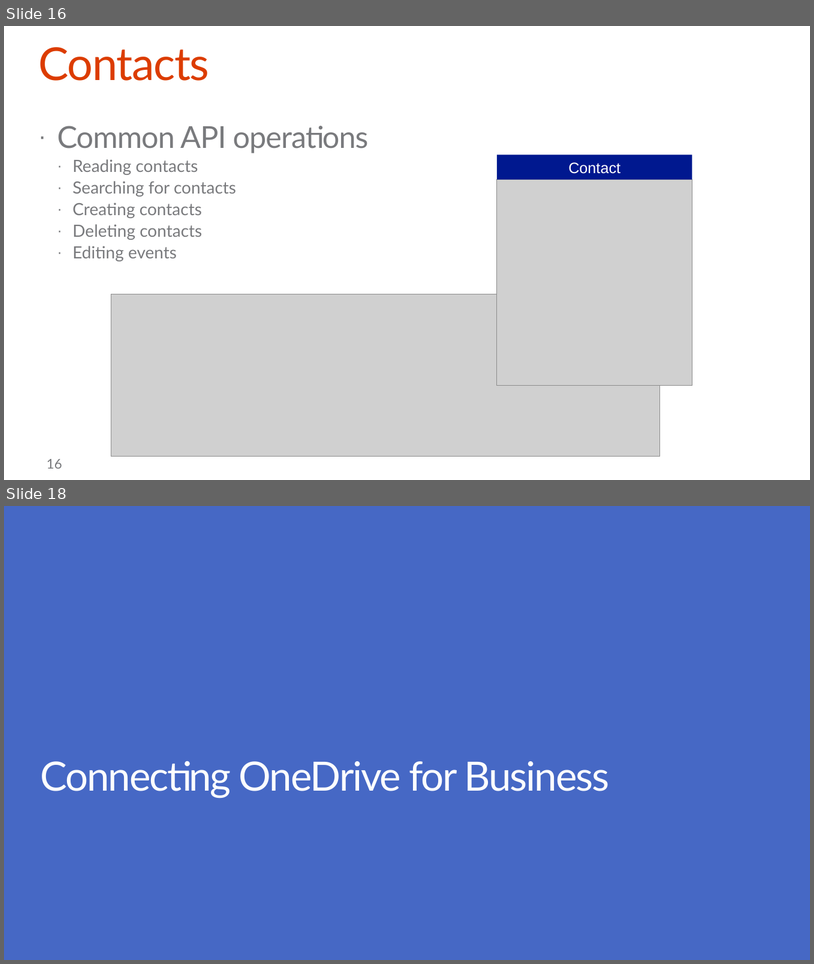
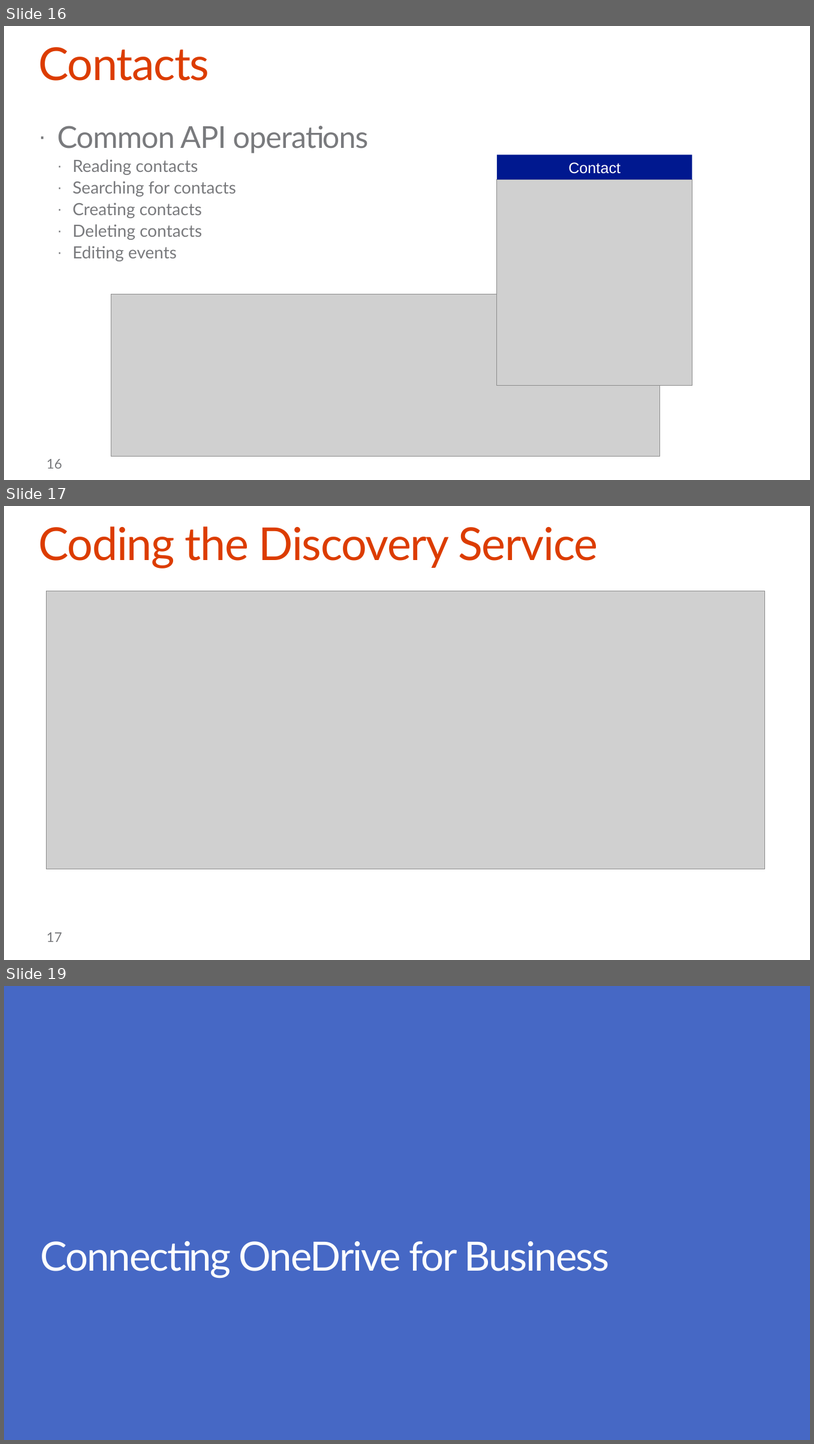
Before and after one commit to stinethebean/DevCampTraining, a slide deck: 04a.Hook into Office 365 APIs/Hook into Office 365 APIs.pptx. Shown one above the other, each under a label of ours: slides 16 and 18 before the commit, slides 16, 17 and 19 after it; the slides between them are not shown. The pictures are 814x964 and 814x1444 pixels, drawn with LibreOffice and Linux fonts; fonts in the diff are those of the drawing; grey boxes stand for pictures; background and template pictures are left out. Boxes give left, top, right and bottom in pixels: in the first picture for what was removed or moved away, otherwise in the second. Text is boxed around its words. In the diff, an @@ line names an element or a change of style, - is before the commit and + after.

```diff
--- a/04a.Hook into Office 365 APIs/Hook into Office 365 APIs.pptx
+++ b/04a.Hook into Office 365 APIs/Hook into Office 365 APIs.pptx
@@ slide 17 added at box(4, 506, 810, 960), background #FFFFFF @@
@@ title added at box(38, 526, 598, 568), 54 pt, text #DC3C00 @@
+Coding the Discovery Service
@@ picture added at box(47, 591, 765, 869) @@
@@ page number added at box(47, 932, 62, 942), 16 pt, text #797A7D @@
+17
@@ what was slide 18 is now slide 19 @@
```
Also in this commit, not shown: 3 slides changed, 1 other slide added, 2 slides removed.
